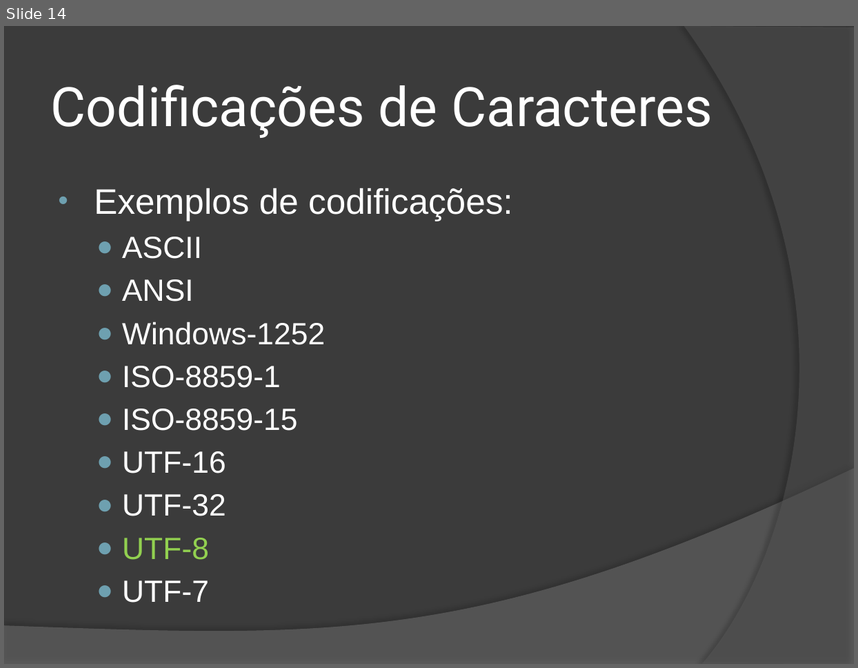
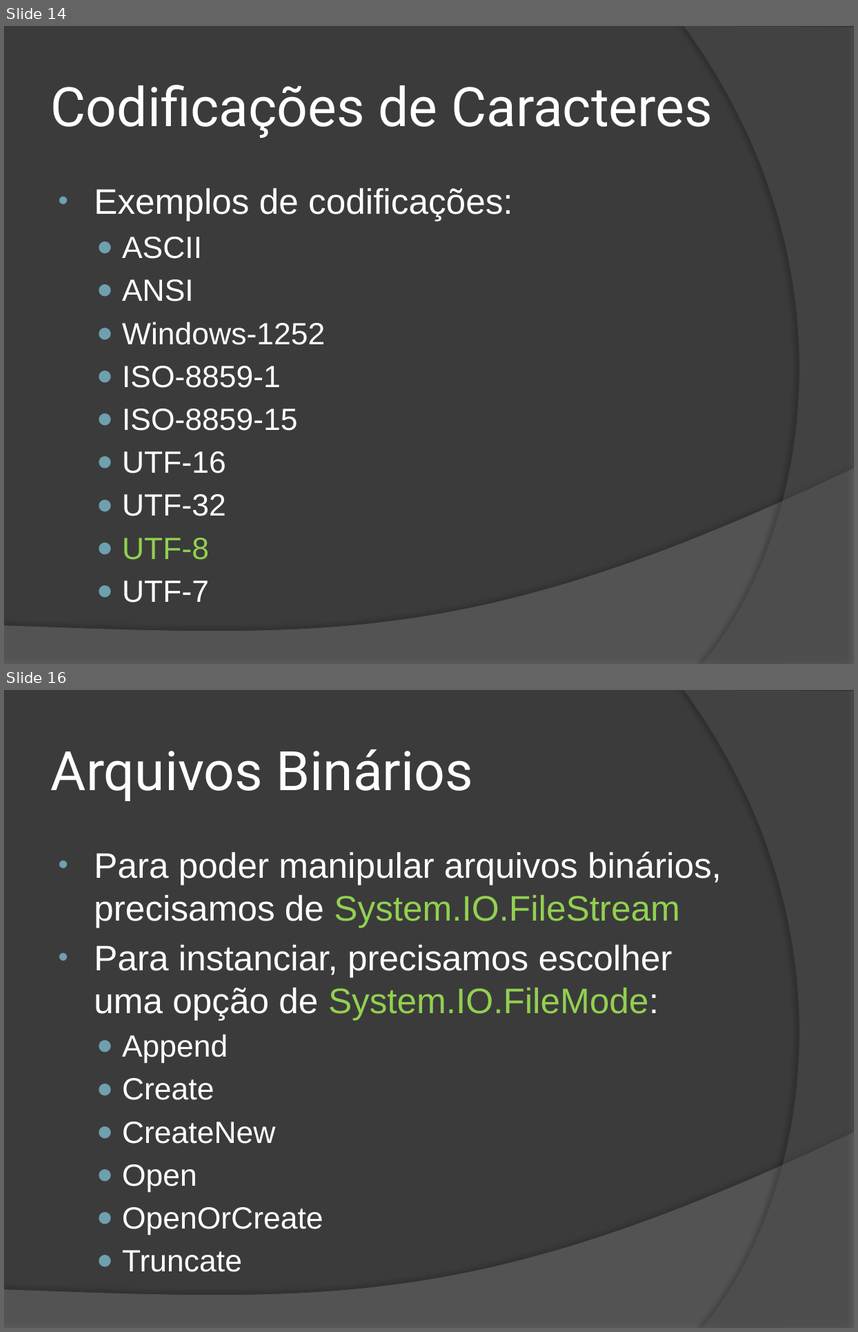
Before and after one commit to wind39/wind39.github.io, a slide deck: curso/modulo2capitulo3-off.pptx. Shown one above the other, each under a label of ours: slide 14 before the commit, slides 14 and 16 after it; the slides between them are not shown. The pictures are 858x668 and 858x1332 pixels, drawn with LibreOffice and Linux fonts; fonts in the diff are those of the drawing. Boxes give left, top, right and bottom in pixels: in the first picture for what was removed or moved away, otherwise in the second. Text is boxed around its words. In the diff, an @@ line names an element or a change of style, - is before the commit and + after.

```diff
--- a/curso/modulo2capitulo3-off.pptx
+++ b/curso/modulo2capitulo3-off.pptx
@@ slide 16 added at box(4, 690, 854, 1328), background #3B3B3B; not listed: 2 template elements that a slide beside it also shows @@
@@ title added at box(51, 749, 473, 801), 46 pt, text #FFFFFF @@
+Arquivos Binários
@@ text added at box(94, 851, 722, 1272), 30 pt, text #FFFFFF @@
+• Para poder manipular arquivos binários, precisamos de System.IO.FileStream
+• Para instanciar, precisamos escolher uma opção de System.IO.FileMode:
+  ● Append
+  ● Create
+  ● CreateNew
+  ● Open
+  ● OpenOrCreate
+  ● Truncate
```
Also in this commit, not shown: 2 slides changed, 8 other slides added, 18 other files.
